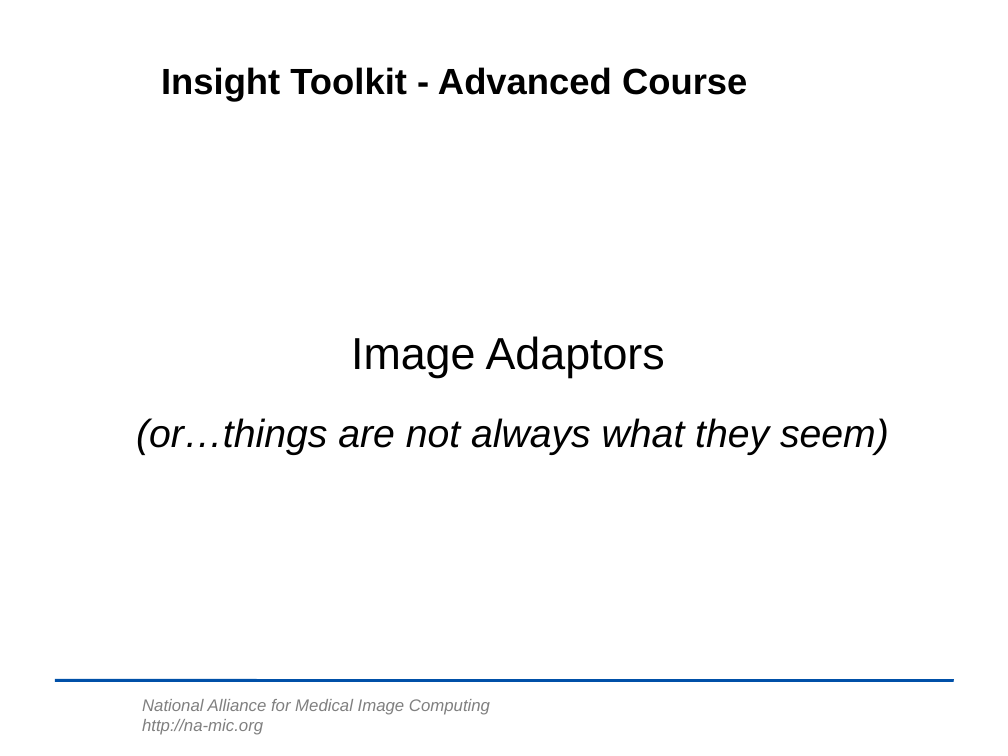
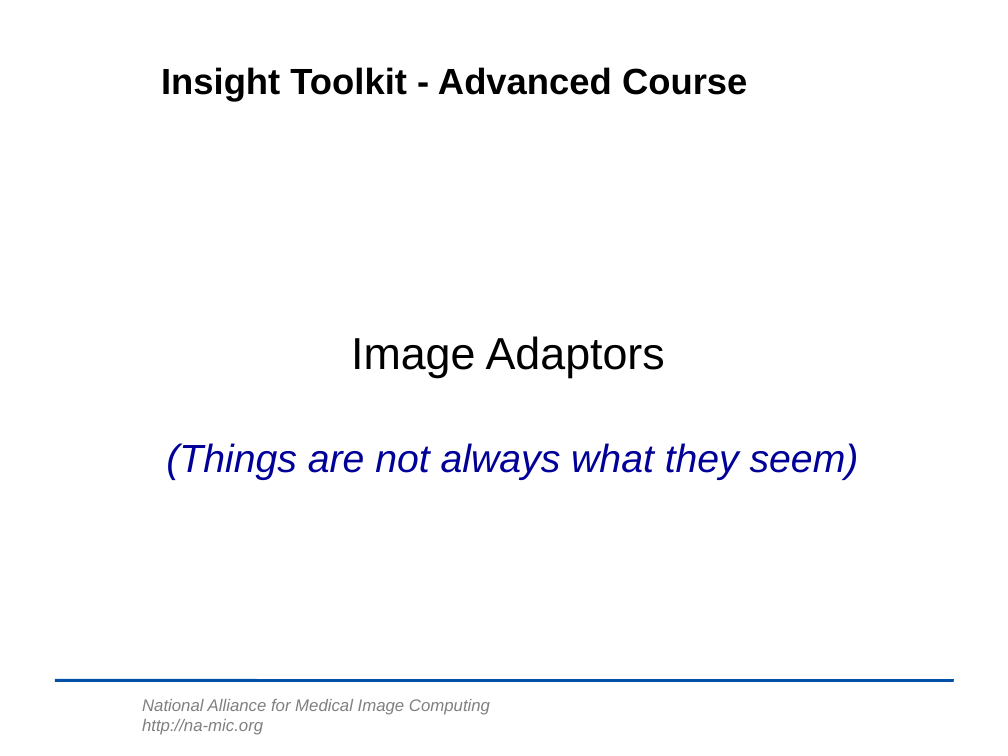
Before and after one commit to lheckemann/namic-sandbox, a slide deck: slide 34 of ITKAdvancedCourse/doc/presentations/Insight-DesignPatterns.ppt. Drawn at 1008x756 pixels with LibreOffice and Linux fonts; fonts in the diff are those of the drawing; background and template pictures are left out. Boxes give left, top, right and bottom in pixels: in the first picture for what was removed or moved away, otherwise in the second. Text is boxed around its words. In the diff, an @@ line names an element or a change of style, - is before the commit and + after.

```diff
--- a/ITKAdvancedCourse/doc/presentations/Insight-DesignPatterns.ppt
+++ b/ITKAdvancedCourse/doc/presentations/Insight-DesignPatterns.ppt
@@ text at <box>166,443,859,480</box>: text changed; text colour #000000 to #000099 @@
-(or…things are not always what they seem)
+(Things are not always what they seem)
```
Also in this commit, not shown: 2 other slides changed, 11 slides added.
